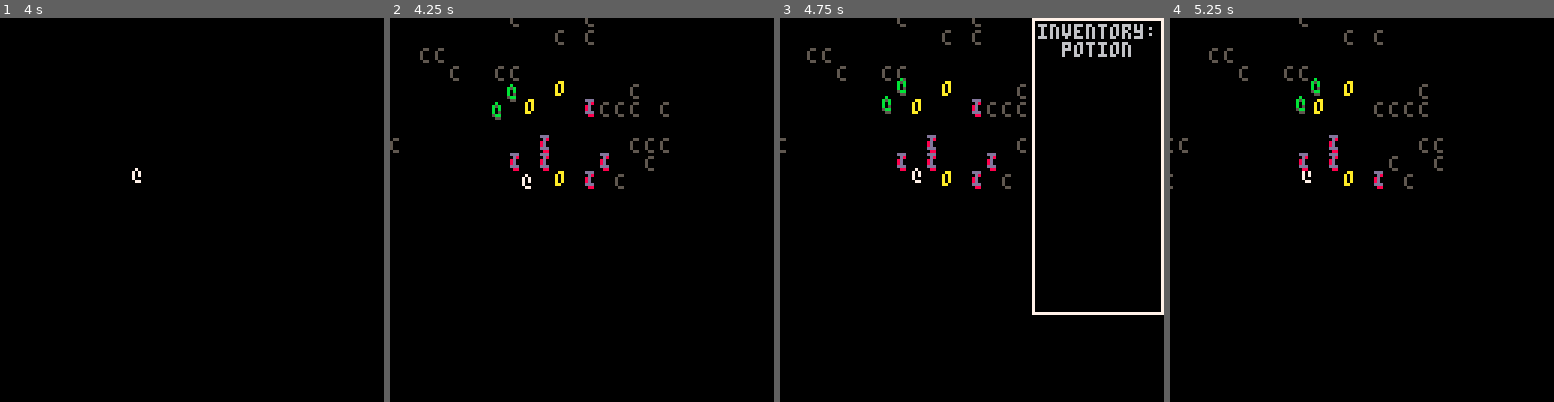
Above: before the commit, frames 1-4 (left to right).
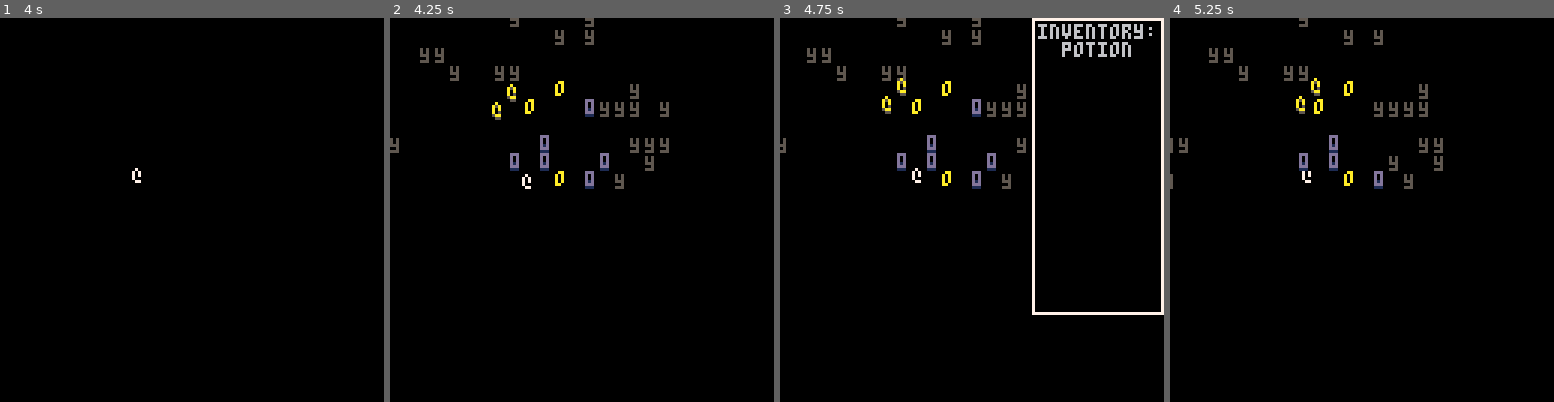
Above: after the commit, the same moments.

Repository: arnodick/castle
Game: PICO-8 cartridge castle.p8
Same seed, same stepped clock (60 frames per second), same inputs: the game is played once before the commit and once after it.
Inputs:
- Up to frame 1 (4 s): tap O (Z key) at 0.33, 0.7, 1.43, 2.22, 3.1, 3.98 s; tap X (X key) at 1.07, 2.07, 2.4, 2.73, 3.07, 3.4, 3.73 s; hold Left 1.97-2.37 s; hold Down 2.42-2.82 s; hold Right 2.87-3.53 s; hold Up from 3.58 s (still down)
- Up to frame 2 (4.25 s): tap X (X key) at 4.07 s; release Up at 4.08 s; hold Right from 4.13 s (still down)
- Up to frame 3 (4.75 s): tap X (X key) at 4.4, 4.73 s; release Right at 4.53 s; hold Down from 4.58 s (still down)
- Up to frame 4 (5.25 s): tap O (Z key) at 4.87 s; tap X (X key) at 5.07 s; release Down at 5.08 s; hold Left from 5.13 s (still down)

Frame 1 is identical in both runs. In frame 2, 1.5% of the frame differs, in the area x 0-73%, y 0-45%; in frame 3, 1.3%; in frame 4, 1.3%.

Commit message:
removed level array in actortypes

Diff:
--- a/castle.p8
+++ b/castle.p8
@@ -28,8 +28,8 @@
 	debug_l[12]="lvl="..level
 	end
 	if actortypes[2]!=nil then
-	debug_l[13]=actortypes[2][level+1].ch
-	debug_l[14]=actortypes[2][level+1].ch2
+	debug_l[13]=actortypes[2].ch
+	debug_l[14]=actortypes[2].ch2
 	end
 	if rltns!=nil then
 	for a=1,#rltns do
@@ -201,159 +201,159 @@
 	actortypes={}
 	for a=1,12 do
 		actortypes[a]={}
-		for b=1,4 do actortypes[a][b]={} end
+--		for b=1,4 do actortypes[a][b]={} end
 	end
 	--player attributes
 	local ad=flr(rnd(#adjectives))+1
 	local pn=#pronouns if rnd(1)<=0.5 then pn=flr(rnd(#pronouns))+1 end
 	local sp=flr(rnd(#species))+1
 	local rl=flr(rnd(#rltns))+1
-	for a=1,4 do
-		actortypes[1][a].ch=sub(chars,1,1)
-		actortypes[1][a].c=7
-		actortypes[1][a].m=1
-		actortypes[1][a].ad=ad
-		actortypes[1][a].pn=pn
-		actortypes[1][a].sp=sp
-		actortypes[1][a].rl=rl
-		actortypes[1][a].solid=true
-	end
+--	for a=1,4 do
+		actortypes[1].ch=sub(chars,1,1)
+		actortypes[1].c=7
+		actortypes[1].m=1
+		actortypes[1].ad=ad
+		actortypes[1].pn=pn
+		actortypes[1].sp=sp
+		actortypes[1].rl=rl
+		actortypes[1].solid=true
+--	end
 	--tree attributes
-	for a=1,4 do
+--	for a=1,4 do
 		local ch=flr(rnd(#chars)+1)
 		local ch2=flr(rnd(#chars)+1)
-		actortypes[2][a].ch=sub(chars,ch,ch)
-		actortypes[2][a].c=flr(rnd(14))+1
-		actortypes[2][a].ch2=sub(chars,ch2,ch2)
-		actortypes[2][a].c2=flr(rnd(14))+1
-		actortypes[2][a].sp=flr(rnd(#objects))+1
-		actortypes[2][a].solid=true
-	end
+		actortypes[2].ch=sub(chars,ch,ch)
+		actortypes[2].c=flr(rnd(14))+1
+		actortypes[2].ch2=sub(chars,ch2,ch2)
+		actortypes[2].c2=flr(rnd(14))+1
+		actortypes[2].sp=flr(rnd(#objects))+1
+		actortypes[2].solid=true
+--	end
 	--enemy attributes
-	for a=1,4 do
+--	for a=1,4 do
 		ch=flr(rnd(#chars)+1)
 --		actortypes[3][a].ch=sub(chars,ch,ch)
 --		actortypes[3][a].ch2=sub(chars,ch,ch)
-		actortypes[3][a].ch=sub(chars,1,1)
-		actortypes[3][a].ch2=sub(chars,1,1)
-		actortypes[3][a].c=flr(rnd(14))+1
-		actortypes[3][a].c2=5
-		actortypes[3][a].m=2
-		actortypes[3][a].ad=flr(rnd(#adjectives))+1
-		actortypes[3][a].pn=#pronouns if rnd(1)<=0.5 then actortypes[2][a].pn=flr(rnd(#pronouns))+1 end
-		actortypes[3][a].sp=flr(rnd(#species))+1
-		actortypes[3][a].rl=flr(rnd(#rltns))+1
-		actortypes[3][a].solid=true
-		actortypes[3][a].dial=flr(rnd(#dial))+1
-	end
+		actortypes[3].ch=sub(chars,1,1)
+		actortypes[3].ch2=sub(chars,1,1)
+		actortypes[3].c=flr(rnd(14))+1
+		actortypes[3].c2=5
+		actortypes[3].m=2
+		actortypes[3].ad=flr(rnd(#adjectives))+1
+		actortypes[3].pn=#pronouns if rnd(1)<=0.5 then actortypes[3].pn=flr(rnd(#pronouns))+1 end
+		actortypes[3].sp=flr(rnd(#species))+1
+		actortypes[3].rl=flr(rnd(#rltns))+1
+		actortypes[3].solid=true
+		actortypes[3].dial=flr(rnd(#dial))+1
+--	end
 	--cash attributes
 	local ch=flr(rnd(#chars)+1)
-	for a=1,4 do
-		actortypes[4][a].ch=sub(chars,16,16)
-		actortypes[4][a].c=10
-		actortypes[4][a].m=0
-		actortypes[4][a].sp=1
-		actortypes[4][a].solid=false
-		actortypes[4][a].snd=4
-	end
+--	for a=1,4 do
+		actortypes[4].ch=sub(chars,16,16)
+		actortypes[4].c=10
+		actortypes[4].m=0
+		actortypes[4].sp=1
+		actortypes[4].solid=false
+		actortypes[4].snd=4
+--	end
 	--exit attributes
-	for a=1,4 do
-		actortypes[5][a].ch="&"
-		actortypes[5][a].c=11
-		actortypes[5][a].m=0
-		actortypes[5][a].solid=false
-		actortypes[5][a].snd=6
-	end
+--	for a=1,4 do
+		actortypes[5].ch="&"
+		actortypes[5].c=11
+		actortypes[5].m=0
+		actortypes[5].solid=false
+		actortypes[5].snd=6
+--	end
 	--potion?
-	for a=1,4 do
-		actortypes[6][a].ch="~"
-		actortypes[6][a].c=13
-		actortypes[6][a].m=0
-		actortypes[6][a].sp=2
-		actortypes[6][a].solid=false
-		actortypes[6][a].snd=5
-	end
+--	for a=1,4 do
+		actortypes[6].ch="~"
+		actortypes[6].c=13
+		actortypes[6].m=0
+		actortypes[6].sp=2
+		actortypes[6].solid=false
+		actortypes[6].snd=5
+--	end
 		--enemy attributes
-	for a=1,4 do
+--	for a=1,4 do
 		ch=flr(rnd(#chars)+1)
 --		actortypes[7][a].ch=sub(chars,ch,ch)
 --		actortypes[7][a].ch2=sub(chars,ch,ch)
-		actortypes[7][a].ch=sub(chars,1,1)
-		actortypes[7][a].ch2=sub(chars,1,1)
-		actortypes[7][a].c=flr(rnd(14))+1
-		actortypes[7][a].c2=5
-		actortypes[7][a].m=2
-		actortypes[7][a].ad=flr(rnd(#adjectives))+1
-		actortypes[7][a].pn=#pronouns if rnd(1)<=0.5 then actortypes[2][a].pn=flr(rnd(#pronouns))+1 end
-		actortypes[7][a].sp=flr(rnd(#species))+1
-		actortypes[7][a].rl=flr(rnd(#rltns))+1
-		actortypes[7][a].solid=true
-		actortypes[7][a].dial=flr(rnd(#dial))+1
-	end
+		actortypes[7].ch=sub(chars,1,1)
+		actortypes[7].ch2=sub(chars,1,1)
+		actortypes[7].c=flr(rnd(14))+1
+		actortypes[7].c2=5
+		actortypes[7].m=2
+		actortypes[7].ad=flr(rnd(#adjectives))+1
+		actortypes[7].pn=#pronouns if rnd(1)<=0.5 then actortypes[7].pn=flr(rnd(#pronouns))+1 end
+		actortypes[7].sp=flr(rnd(#species))+1
+		actortypes[7].rl=flr(rnd(#rltns))+1
+		actortypes[7].solid=true
+		actortypes[7].dial=flr(rnd(#dial))+1
+--	end
 	--enemy attributes
-	for a=1,4 do
+--	for a=1,4 do
 		ch=flr(rnd(#chars)+1)
-		actortypes[8][a].ch=sub(chars,1,1)
-		actortypes[8][a].ch2=sub(chars,1,1)
+		actortypes[8].ch=sub(chars,1,1)
+		actortypes[8].ch2=sub(chars,1,1)
 --		actortypes[8][a].ch=sub(chars,ch,ch)
 --		actortypes[8][a].ch2=sub(chars,ch,ch)
-		actortypes[8][a].c=flr(rnd(14))+1
-		actortypes[8][a].c2=5
-		actortypes[8][a].m=2
-		actortypes[8][a].ad=flr(rnd(#adjectives))+1
-		actortypes[8][a].pn=#pronouns if rnd(1)<=0.5 then actortypes[2][a].pn=flr(rnd(#pronouns))+1 end
-		actortypes[8][a].sp=flr(rnd(#species))+1
-		actortypes[8][a].rl=flr(rnd(#rltns))+1
-		actortypes[8][a].solid=true
-		actortypes[8][a].dial=flr(rnd(#dial))+1
-	end
+		actortypes[8].c=flr(rnd(14))+1
+		actortypes[8].c2=5
+		actortypes[8].m=2
+		actortypes[8].ad=flr(rnd(#adjectives))+1
+		actortypes[8].pn=#pronouns if rnd(1)<=0.5 then actortypes[8].pn=flr(rnd(#pronouns))+1 end
+		actortypes[8].sp=flr(rnd(#species))+1
+		actortypes[8].rl=flr(rnd(#rltns))+1
+		actortypes[8].solid=true
+		actortypes[8].dial=flr(rnd(#dial))+1
+--	end
 	--wall attributes
-	for a=1,4 do
+--	for a=1,4 do
 		local ch=flr(rnd(#chars)+1)
 		local ch2=flr(rnd(#chars)+1)
-		actortypes[9][a].ch=sub(chars,ch,ch)
-		actortypes[9][a].c=flr(rnd(14))+1
-		actortypes[9][a].ch2=sub(chars,ch2,ch2)
-		actortypes[9][a].c2=flr(rnd(14))+1
-		actortypes[9][a].sp=flr(rnd(#objects))+1
-		actortypes[9][a].solid=true
-	end
+		actortypes[9].ch=sub(chars,ch,ch)
+		actortypes[9].c=flr(rnd(14))+1
+		actortypes[9].ch2=sub(chars,ch2,ch2)
+		actortypes[9].c2=flr(rnd(14))+1
+		actortypes[9].sp=flr(rnd(#objects))+1
+		actortypes[9].solid=true
+--	end
 	--ground attributes
-	for a=1,4 do
+--	for a=1,4 do
 		local ch=48
-		actortypes[10][a].ch=sub(chars,ch,ch)
-		actortypes[10][a].c=flr(rnd(14))+1
-		actortypes[10][a].sp=flr(rnd(#objects))+1
-		actortypes[10][a].solid=false
-	end
+		actortypes[10].ch=sub(chars,ch,ch)
+		actortypes[10].c=flr(rnd(14))+1
+		actortypes[10].sp=flr(rnd(#objects))+1
+		actortypes[10].solid=false
+--	end
 		--cursor abilities
-	for a=1,4 do
-		actortypes[11][a].ch=sub(chars,#chars,#chars)
-		actortypes[11][a].c=8
+--	for a=1,4 do
+		actortypes[11].ch=sub(chars,#chars,#chars)
+		actortypes[11].c=8
 --		actortypes[10][a].sp=flr(rnd(#objects))+1
-		actortypes[11][a].solid=false
-		actortypes[11][a].m=1
+		actortypes[11].solid=false
+		actortypes[11].m=1
 		--actortypes[11][a].display=false
 		--actortypes[11][a].control=false
-	end
+--	end
 	--enemy attributes
-	for a=1,4 do
+--	for a=1,4 do
 		ch=flr(rnd(#chars)+1)
-		actortypes[12][a].ch=sub(chars,1,1)
-		actortypes[12][a].ch2=sub(chars,1,1)
+		actortypes[12].ch=sub(chars,1,1)
+		actortypes[12].ch2=sub(chars,1,1)
 --		actortypes[12][a].ch=sub(chars,ch,ch)
 --		actortypes[12][a].ch2=sub(chars,ch,ch)
-		actortypes[12][a].c=flr(rnd(14))+1
-		actortypes[12][a].c2=5
-
-		actortypes[12][a].m=2
-		actortypes[12][a].ad=flr(rnd(#adjectives))+1
-		actortypes[12][a].pn=#pronouns if rnd(1)<=0.5 then actortypes[2][a].pn=flr(rnd(#pronouns))+1 end
-		actortypes[12][a].sp=flr(rnd(#species))+1
-		actortypes[12][a].rl=flr(rnd(#rltns))+1
-		actortypes[12][a].solid=true
-		actortypes[12][a].dial=flr(rnd(#dial))+1
-	end
+		actortypes[12].c=flr(rnd(14))+1
+		actortypes[12].c2=5
+
+		actortypes[12].m=2
+		actortypes[12].ad=flr(rnd(#adjectives))+1
+		actortypes[12].pn=#pronouns if rnd(1)<=0.5 then actortypes[12].pn=flr(rnd(#pronouns))+1 end
+		actortypes[12].sp=flr(rnd(#species))+1
+		actortypes[12].rl=flr(rnd(#rltns))+1
+		actortypes[12].solid=true
+		actortypes[12].dial=flr(rnd(#dial))+1
+--	end
 
 end
 
@@ -510,14 +510,14 @@
 function drawactor(a)
 	if p!=nil then
 		if comparedistance(a,p)<10 then
-			if actortypes[a.t][level+1].ch2!=nil then
-				print(actortypes[a.t][level+1].ch2,a.x*cellw+a.shakex+a.movex+camoffx+2,a.y*cellh+a.shakey+a.movey+camoffy+2,5)
+			if actortypes[a.t].ch2!=nil then
+				print(actortypes[a.t].ch2,a.x*cellw+a.shakex+a.movex+camoffx+2,a.y*cellh+a.shakey+a.movey+camoffy+2,5)
 			end
 			if comparedistance(a,p)<6 then
-				if actortypes[a.t][level+1].ch2!=nil then
-					print(actortypes[a.t][level+1].ch2,a.x*cellw+a.shakex+a.movex+camoffx+2,a.y*cellh+a.shakey+a.movey+camoffy+2,actortypes[a.t][level+1].c2)
+				if actortypes[a.t].ch2!=nil then
+					print(actortypes[a.t].ch2,a.x*cellw+a.shakex+a.movex+camoffx+2,a.y*cellh+a.shakey+a.movey+camoffy+2,actortypes[a.t].c2)
 				end
-				print(actortypes[a.t][level+1].ch, a.x*cellw+a.shakex+a.movex+camoffx+2,a.y*cellh+a.shakey+a.movey+camoffy+1,actortypes[a.t][level+1].c)
+				print(actortypes[a.t].ch, a.x*cellw+a.shakex+a.movex+camoffx+2,a.y*cellh+a.shakey+a.movey+camoffy+1,actortypes[a.t].c)
 				if menus[1].control then
 					if a.tar!=nil then
 						line(a.tar.x*cellw+3+2,a.tar.y*cellh+3+2,a.x*cellw+3+2,a.y*cellh+3+2,8)
@@ -526,10 +526,10 @@
 			end
 		end
 	else
-		if actortypes[a.t][level+1].ch2!=nil then
-			print(actortypes[a.t][level+1].ch2,a.x*cellw+a.shakex+camoffx+2,a.y*cellh+a.shakey+camoffy+2,actortypes[2][level+1].c2)
-		end
-		print(actortypes[a.t][level+1].ch,a.x*cellw+a.shakex+camoffx+2,a.y*cellh+a.shakey+camoffy+2,actortypes[a.t][level+1].c)
+		if actortypes[a.t].ch2!=nil then
+			print(actortypes[a.t].ch2,a.x*cellw+a.shakex+camoffx+2,a.y*cellh+a.shakey+camoffy+2,actortypes[2].c2)
+		end
+		print(actortypes[a.t].ch,a.x*cellw+a.shakex+camoffx+2,a.y*cellh+a.shakey+camoffy+2,actortypes[a.t].c)
 	end
 end
 
@@ -635,7 +635,7 @@
 			d[b]=comparedistance(a,tars[b])
 		end
 		if d[2]<d[1]
-		and rltns[actortypes[a.t][level+1].rl].ha==actortypes[tars[2].t][level+1].rl
+		and rltns[actortypes[a.t].rl].ha==actortypes[tars[2].t].rl
 		and d[2]<8 then
 			a.tar=tars[2]
 			return followactor(a,tars[2])
@@ -651,7 +651,7 @@
 end
 
 function movetype(a)
-	local m=actortypes[a.t][level+1].m
+	local m=actortypes[a.t].m
 	if m==1 then
 		return btnp()
 	elseif m==2 then
@@ -713,10 +713,10 @@
 				room[t.x][t.y]=0
 				dropitem(t)
 				if a==p then
-					mes[1]=species[actortypes[t.t][level+1].sp].." screams:"
+					mes[1]=species[actortypes[t.t].sp].." screams:"
 					mes[2]=" blargharaghghr!!!..."
-					mes[3]="*"..species[actortypes[t.t][level+1].sp].." now hates you!*"
-					rltns[actortypes[t.t][level+1].rl].ha=actortypes[p.t][level+1].rl
+					mes[3]="*"..species[actortypes[t.t].sp].." now hates you!*"
+					rltns[actortypes[t.t].rl].ha=actortypes[p.t].rl
 				elseif t==p then
 					sendtomenu(menus[2],listinventory(p.inventory,"inventory:"))
 					mes[1]="you are dead!"
@@ -740,7 +740,7 @@
 		local cell=room[a.x+dire[1]][a.y+dire[2]]
 		if a.t==11 then
 			a.x+=dire[1] a.y+=dire[2]
-		elseif cell==0 or not actortypes[cell][level+1].solid then
+		elseif cell==0 or not actortypes[cell].solid then
 			room[a.x][a.y]=0
 			a.x+=dire[1] a.y+=dire[2]
 			a.movex=-dire[1]*cellw
@@ -765,7 +765,7 @@
 	if a.t==5 then
 		if p!=nil then
 			if p.x==a.x and p.y==a.y then
-				sfx(actortypes[a.t][level+1].snd)
+				sfx(actortypes[a.t].snd)
 				level+=1
 				if level>3 then level=0 end
 				changelevel(level)
@@ -824,7 +824,7 @@
 		c-=1
 	end
 	a.inventory[1]=i.t
-	sfx(actortypes[i.t][level+1].snd)
+	sfx(actortypes[i.t].snd)
 	del(actors,i)
 	del(actors.items,i)
 end
@@ -855,7 +855,7 @@
 	me={}
 	me[1]=title
 	for b=1,#l do
-		me[b+1]=items[actortypes[l[b]][level+1].sp]
+		me[b+1]=items[actortypes[l[b]].sp]
 	end
 	return me
 end
@@ -877,7 +877,7 @@
 			local target=room[cur.x][cur.y]
 			local ty=nil
 			if target!=0 then
-				ty=actortypes[target][level+1]
+				ty=actortypes[target]
 			end
 
 			if target==1 then
@@ -908,14 +908,14 @@
 	elseif m.t==3 then
 		local buy={} buy[1]="buy:"
 		for a=1,#p.buy do
-			buy[a+1]=items[actortypes[p.buy[a]][level+1].sp]
+			buy[a+1]=items[actortypes[p.buy[a]].sp]
 		end
 		controlmenu(m,2,#p.buy,buy)
 	--dialogue menu
 	elseif m.t==4 then
 		local flav=""
-		local prl=rltns[actortypes[p.t][level+1].rl]
-		local trl=actortypes[m.target][level+1].rl
+		local prl=rltns[actortypes[p.t].rl]
+		local trl=actortypes[m.target].rl
 		if prl.ha==trl then
 			flav="you hate >( !!"
 		elseif prl.li==trl then
@@ -923,7 +923,7 @@
 		else
 			flav="you face:"
 		end
-			controlmenu(m,3,2,{flav," a "..species[actortypes[m.target][level+1].sp],"talk","argue"})
+			controlmenu(m,3,2,{flav," a "..species[actortypes[m.target].sp],"talk","argue"})
 --		controlmenu(m,3,2,{flav," a "..species[actortypes[m.target][level+1].sp].." feeling *"..feelings[rltns[actortypes[m.target][level+1].rl].fe].."*","talk","argue"})
 	elseif m.t==5 then
 		local arg={}
@@ -962,27 +962,27 @@
 					local en={} en[1]=3 en[2]=7 en[3]=8
 					local r=flr(rnd(#en))+1
 					if players[1]!=nil then
-						local trl=actortypes[m.target][level+1].rl
-						local prl=actortypes[p.t][level+1].rl
+						local trl=actortypes[m.target].rl
+						local prl=actortypes[p.t].rl
 						if     rltns[trl].ha==prl then
 							--they hate you
 							--todo: make it so each result ahs its own quit menu
 							sendtomenu(m,{"they say:"," no i hate you!"})
 						elseif rltns[prl].ha==trl then
 							--you hate them
-							sendtomenu(m,{"they say:"," you're mean...","*"..species[actortypes[m.target][level+1].sp].." now hates you!*"})
+							sendtomenu(m,{"they say:"," you're mean...","*"..species[actortypes[m.target].sp].." now hates you!*"})
 
 							--now they hate you
-							rltns[actortypes[m.target][level+1].rl].ha=actortypes[p.t][level+1].rl
-							while rltns[actortypes[m.target][level+1].rl].li==prl do
-								rltns[actortypes[m.target][level+1].rl].li=flr(rnd(#rltns))+1
+							rltns[actortypes[m.target].rl].ha=actortypes[p.t].rl
+							while rltns[actortypes[m.target].rl].li==prl do
+								rltns[actortypes[m.target].rl].li=flr(rnd(#rltns))+1
 							end
 						elseif rltns[trl].li==prl then
 							--they like you
-							sendtomenu(m,{"they say:"," i like you! ;)"," "..species[actortypes[en[r]][level+1].sp].." hates "..feelings[rltns[rltns[actortypes[en[r]][level+1].rl].ha].fe].."!"})
+							sendtomenu(m,{"they say:"," i like you! ;)"," "..species[actortypes[en[r]].sp].." hates "..feelings[rltns[rltns[actortypes[en[r]].rl].ha].fe].."!"})
 						else
 							--mutual ambivalence
-							sendtomenu(m,{"they say:"," "..species[actortypes[en[r]][level+1].sp].." hates "..feelings[rltns[rltns[actortypes[en[r]][level+1].rl].ha].fe].."!"})
+							sendtomenu(m,{"they say:"," "..species[actortypes[en[r]].sp].." hates "..feelings[rltns[rltns[actortypes[en[r]].rl].ha].fe].."!"})
 						end
 					end
 				else
@@ -991,23 +991,23 @@
 				end
 			elseif m.t==5 then
 				--arguing
-				if p.args[m.sel]==actortypes[m.target][level+1].rl then
+				if p.args[m.sel]==actortypes[m.target].rl then
 					--they like you now
 					--todo: for now this works but it's technically making them have the same feelings as you, not making them like you
-					actortypes[m.target][level+1].rl=actortypes[p.t][level+1].rl
-					actortypes[m.target][level+1].m=1
+					actortypes[m.target].rl=actortypes[p.t].rl
+					actortypes[m.target].m=1
 					del(p.args,p.args[m.sel])
-					quitmenu(m,1,false,{"the "..species[actortypes[m.target][level+1].sp].." says:"," hm good point ..","*"..species[actortypes[m.target][level+1].sp].. " now likes you!*"})
+					quitmenu(m,1,false,{"the "..species[actortypes[m.target].sp].." says:"," hm good point ..","*"..species[actortypes[m.target].sp].. " now likes you!*"})
 --					sendtomenu(m,{"the x says:"," hm, good point ..","*x now likes you!*"})
-				elseif p.args[m.sel]==rltns[actortypes[m.target][level+1].rl].ha then
-					rltns[actortypes[m.target][level+1].rl].ha=actortypes[p.t][level+1].rl
-					actortypes[m.target][level+1].m=2
+				elseif p.args[m.sel]==rltns[actortypes[m.target].rl].ha then
+					rltns[actortypes[m.target].rl].ha=actortypes[p.t].rl
+					actortypes[m.target].m=2
 					del(p.args,p.args[m.sel])
 					quitmenu(m,1,true,{"they howl:"," how dare you say such thiiiiing!"})
 				else
 					quitmenu(m,1,true,{"they murmur:"," yeah sure uh see ya later..."})
 					del(p.args,p.args[m.sel])
-					actortypes[m.target][level+1].m=2
+					actortypes[m.target].m=2
 				end
 			end
 		elseif btnp(5) then
